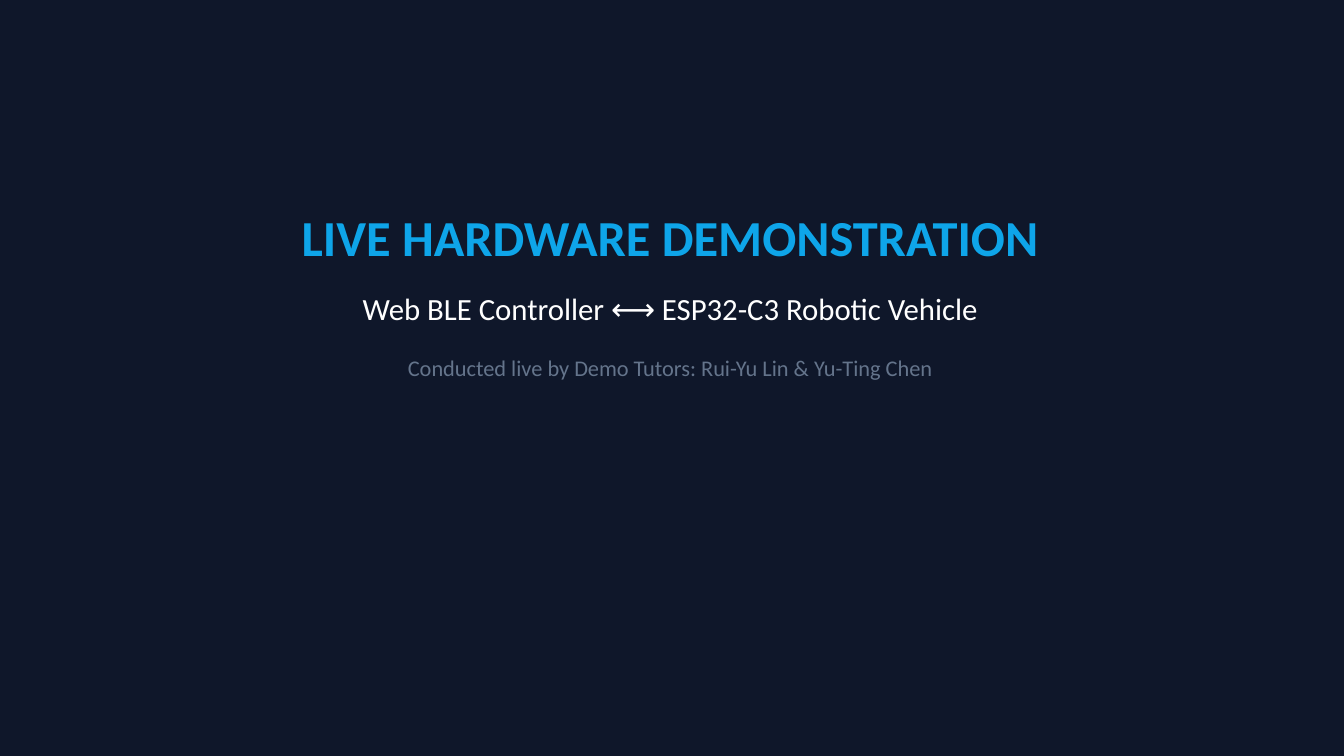
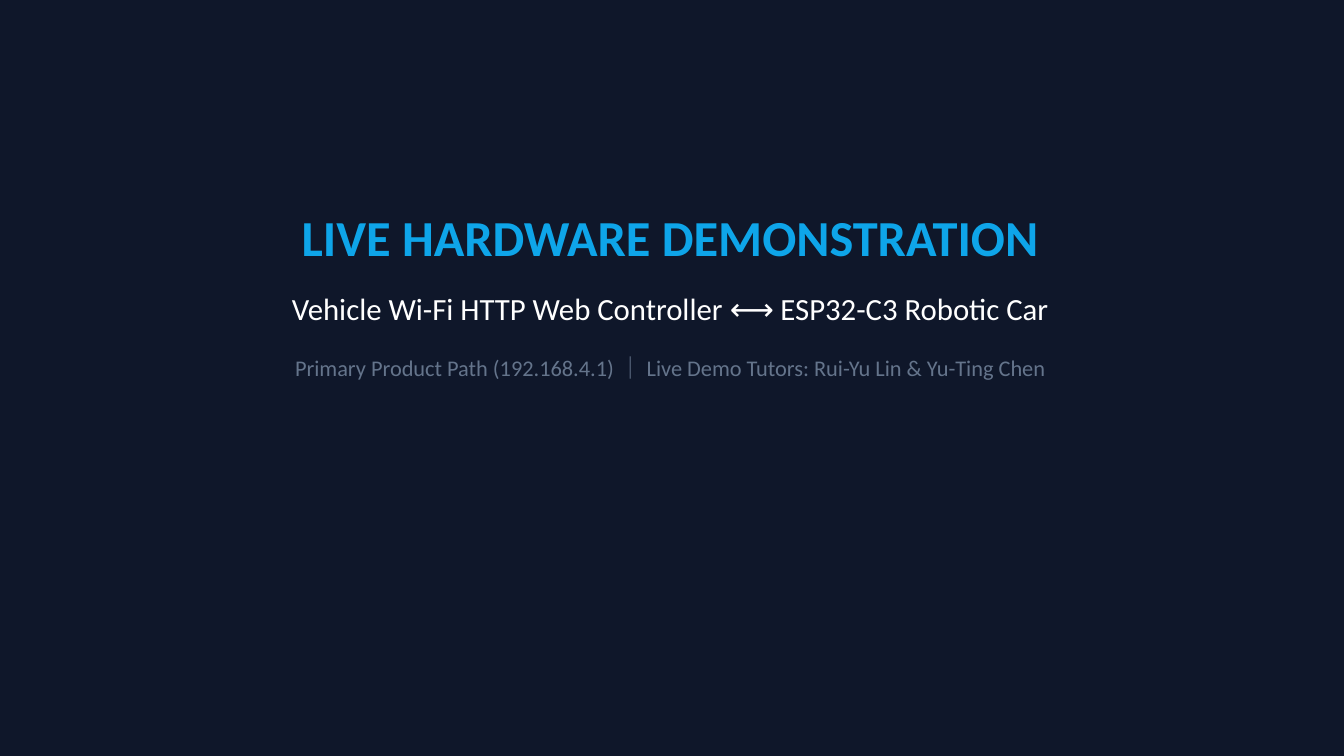
Before and after one commit to ChenYuiLiang/vibe-coding-car-monorepo, a slide deck: slide 10 of docs/SSIM2026_Oral_Presentation.pptx. Drawn at 1344x756 pixels with LibreOffice and Linux fonts; fonts in the diff are those of the drawing. Boxes give left, top, right and bottom in pixels: in the first picture for what was removed or moved away, otherwise in the second. Text is boxed around its words. In the diff, an @@ line names an element or a change of style, - is before the commit and + after.

Commit message:
docs(ssim2026): align live demo and slides to Wi-Fi HTTP primary product path [skip ci]

```diff
--- a/docs/SSIM2026_Oral_Presentation.pptx
+++ b/docs/SSIM2026_Oral_Presentation.pptx
@@ text at [292,298,1048,380]: text changed @@
-Web BLE Controller ⟷ ESP32-C3 Robotic Vehicle
-Conducted live by Demo Tutors: Rui-Yu Lin & Yu-Ting Chen
+Vehicle Wi-Fi HTTP Web Controller ⟷ ESP32-C3 Robotic Car
+Primary Product Path (192.168.4.1) ｜ Live Demo Tutors: Rui-Yu Lin & Yu-Ting Chen
```
Also in this commit, not shown: 1 other slide changed, 3 other files.
